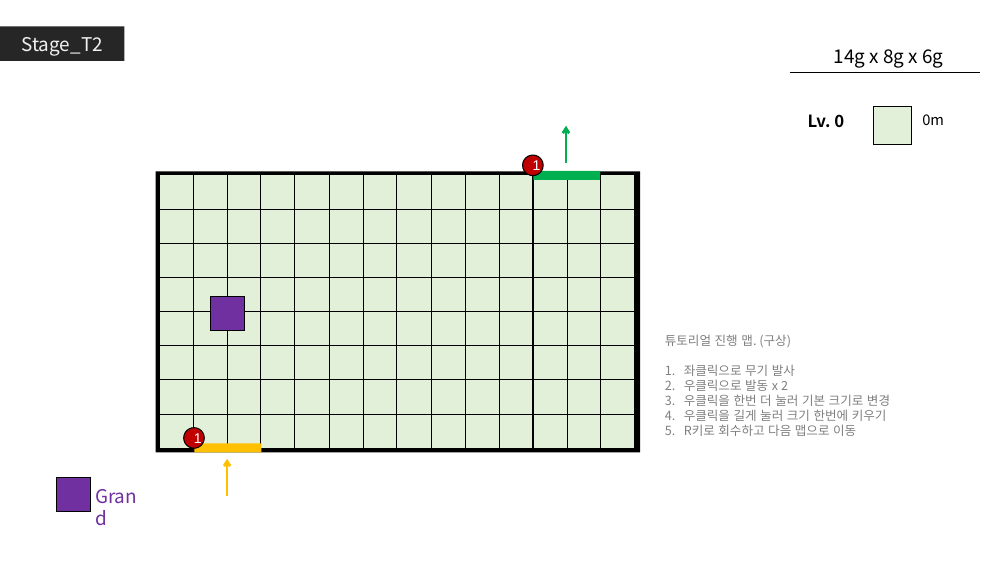
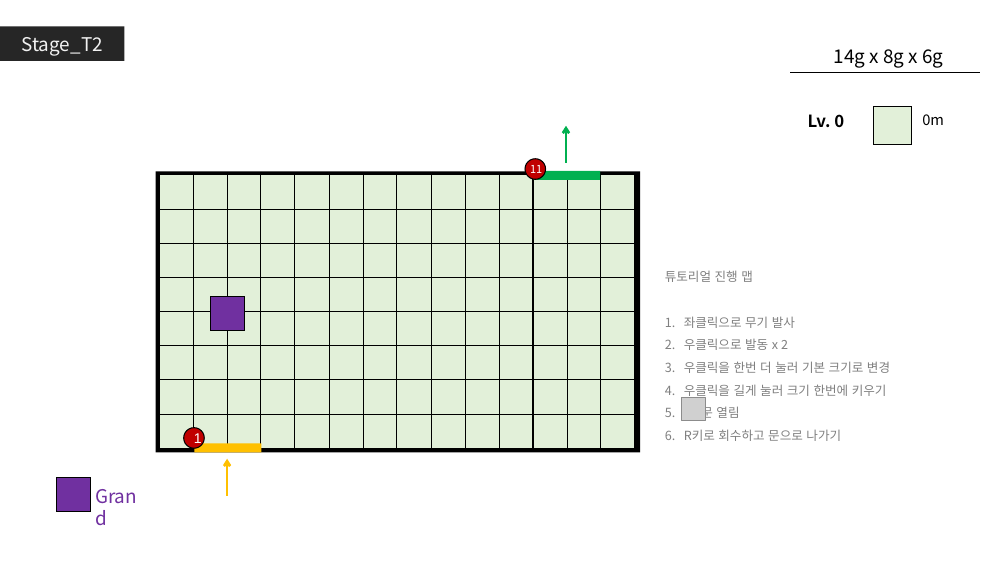
Before and after one commit to GGMGangsterHamster/GangsterHamster, a slide deck: slide 1 of Documents/Grand_Stage.pptx. Drawn at 1008x567 pixels with LibreOffice and Linux fonts; fonts in the diff are those of the drawing; grey boxes stand for pictures. Boxes give left, top, right and bottom in pixels: in the first picture for what was removed or moved away, otherwise in the second. Text is boxed around its words. In the diff, an @@ line names an element or a change of style, - is before the commit and + after.

```diff
--- a/Documents/Grand_Stage.pptx
+++ b/Documents/Grand_Stage.pptx
@@ ellipse removed at box(523, 155, 543, 175) @@
-1
@@ ellipse added at box(525, 159, 545, 179), fill #C00000, outline #000000 1 pt @@
@@ text added at box(530, 165, 542, 177), 10.5 pt, text #FFFFFF @@
+11
@@ text "튜토리얼 진행 맵": place and size @@
-text "튜토리얼 진행 맵" at box(665, 334, 890, 436)
+text "튜토리얼 진행 맵" at box(665, 270, 890, 441)
@@ text at box(665, 270, 753, 282): text changed @@
-튜토리얼 진행 맵. (구상)
+튜토리얼 진행 맵
@@ text at box(684, 316, 890, 398): line spacing 1 to 1.5 @@
@@ picture added at box(682, 398, 706, 421) @@
@@ text at box(684, 404, 841, 441): text changed @@
-5. R키로 회수하고 다음 맵으로 이동
+5. 문 열림
+6. R키로 회수하고 문으로 나가기
```
Also in this commit, not shown: 5 other slides changed, 1 other file.
